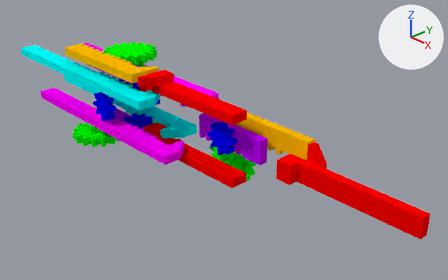
Renders of the Blender file xor.blend from each side of a commit.
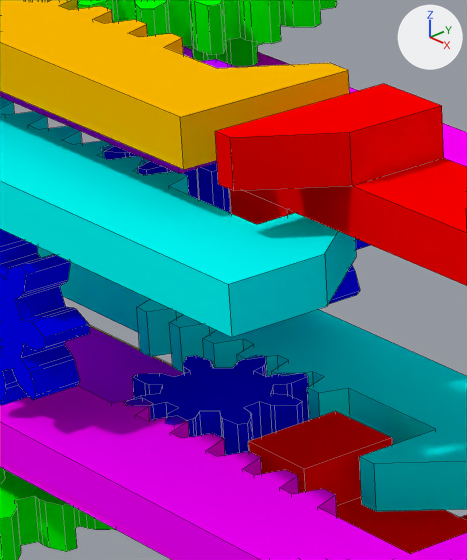
Each version is shown whole from a 50 mm lens placed at (3.064, -2.004, 1.583), pointed at (0.752, 0.172, 0.083), then close up on the part from 23% to 40% of the width and 20% to 52% of the height. Lighting does not change. The marker at upper right points along +X, +Y and +Z. The first two pictures are the older version. The close-ups show mesh edges as thin lines.
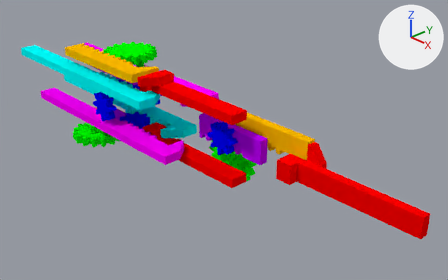
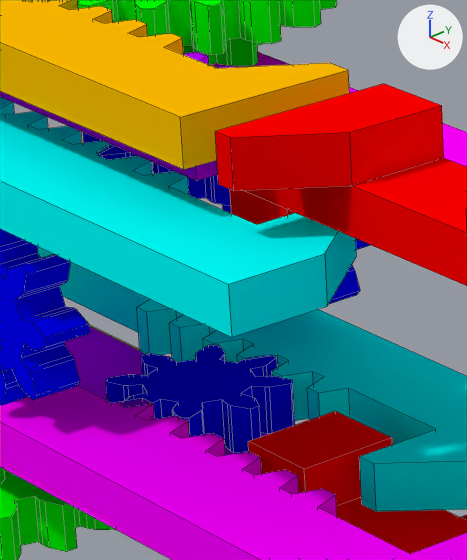
Where the change shows, as pixel boxes (x1, y1, x2, y2) in the close-ups (467 x 560 px):
'Curve.002', moved, turned: before (125, 355, 309, 455); after (106, 345, 295, 453)
'Curve.010', moved, turned: before (101, 145, 230, 213); after (83, 132, 230, 205)
'Curve.008', moved (mostly hidden): before (0, 46, 235, 174); after (0, 52, 235, 181)

Diff of the bpy script that builds the scene:
```diff
--- a/xor.blend.py
+++ b/xor.blend.py
@@ ob_curve_002 @@
 ob_curve_002.matrix_parent_inverse = Matrix(((1.0, 0.0, 0.0, -0.24), (0.0, 1.0, 0.0, -0.0168), (0.0, 0.0, 1.0, -0.034), (0.0, 0.0, 0.0, 1.0)))
-ob_curve_002.location = (0.379, 0.0361, 0.075)
-ob_curve_002.rotation_euler = (0.0, 0.0, 1.217)  # degrees (0, 0, 70)
+ob_curve_002.location = (0.35, 0.0361, 0.075)
+ob_curve_002.rotation_euler = (0.0, 0.0, 1.571)  # degrees (0, 0, 90)
 ob_curve_002.scale = (10.0, 10.0, 10.0)
@@ ob_curve_008 @@
 ob_curve_008.matrix_parent_inverse = Matrix(((1.0, 0.0, 0.0, -0.24), (0.0, 1.0, 0.0, -0.0168), (0.0, 0.0, 1.0, -0.034), (0.0, 0.0, 0.0, 1.0)))
-ob_curve_008.location = (0.173, -0.00647, 0.025)
+ob_curve_008.location = (0.2, -0.00647, 0.025)
 ob_curve_008.scale = (10.0, 10.0, 10.0)
@@ ob_curve_010 @@
 ob_curve_010.matrix_parent_inverse = Matrix(((1.0, 0.0, 0.0, -0.24), (0.0, 1.0, 0.0, -0.0168), (0.0, 0.0, 1.0, -0.034), (0.0, 0.0, 0.0, 1.0)))
-ob_curve_010.location = (0.379, 0.0361, 0.075)
-ob_curve_010.rotation_euler = (0.0, 0.0, 1.217)  # degrees (0, 0, 70)
+ob_curve_010.location = (0.35, 0.0361, 0.075)
+ob_curve_010.rotation_euler = (0.0, 0.0, 1.571)  # degrees (0, 0, 90)
 ob_curve_010.scale = (10.0, 10.0, 10.0)
```
